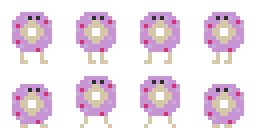
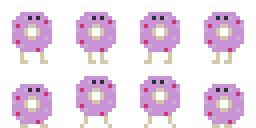
Layer changes from the first 256x128 image to the second:
painted on "Walk-Right2 copy 3" over 212, 92, 236, 116
painted on "Walk-Right copy 3" over 148, 84, 172, 108
painted on "Walk-Right2 copy 2" over 84, 84, 108, 108
painted on "Walk-Right copy 2" over 20, 92, 44, 116
painted on "Walk-Right2 copy" over 212, 20, 236, 44
painted on "Walk-Right copy" over 148, 20, 172, 44
painted on "Walk-Right2" over 84, 20, 108, 44
painted on "Walk-Right" over 20, 20, 44, 44
